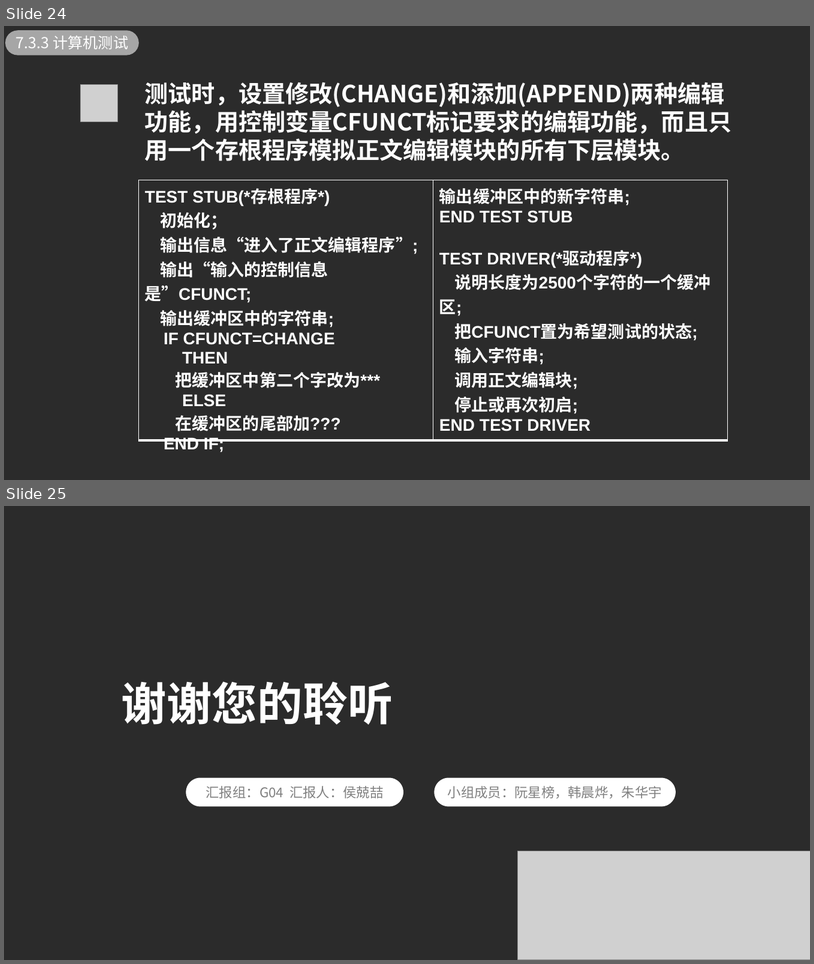
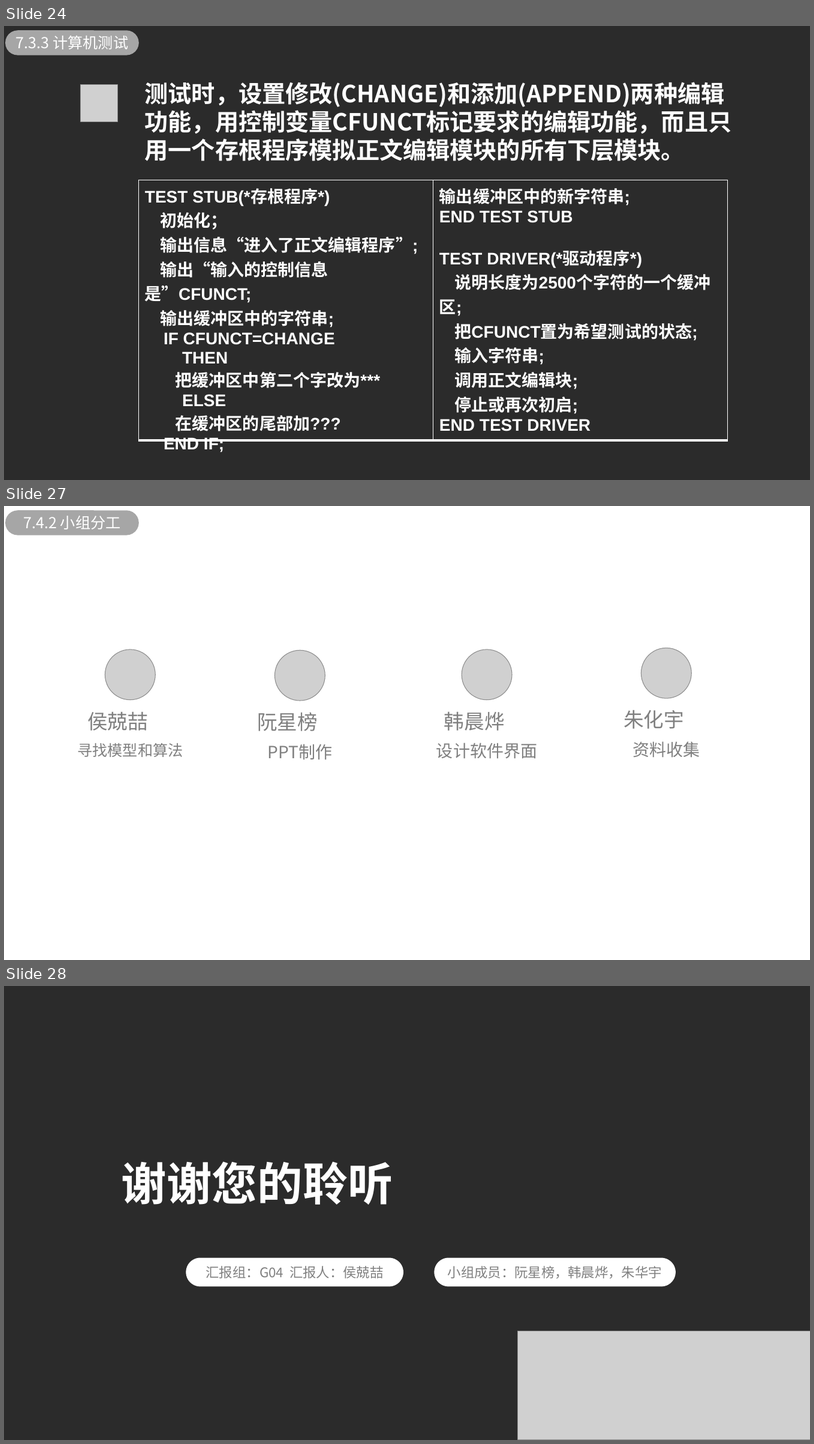
Before and after one commit to JakerHXR/Software-manage, a slide deck: 翻转课堂/G04 7.1 - 7.3.pptx. Shown one above the other, each under a label of ours: slides 24 and 25 before the commit, slides 24, 27 and 28 after it; the slides between them are not shown. The pictures are 814x964 and 814x1444 pixels, drawn with LibreOffice and Linux fonts; fonts in the diff are those of the drawing; grey boxes stand for pictures; background and template pictures are left out; a plain dark background stands for a picture behind light text. Boxes give left, top, right and bottom in pixels: in the first picture for what was removed or moved away, otherwise in the second. Text is boxed around its words. In the diff, an @@ line names an element or a change of style, - is before the commit and + after.

```diff
--- a/翻转课堂/G04 7.1 - 7.3.pptx
+++ b/翻转课堂/G04 7.1 - 7.3.pptx
@@ slide 27 added at <box>4,506,810,960</box>, background picture (left out) @@
@@ rounded rectangle added at <box>5,510,139,535</box>, fill #A6A6A6, 18 pt, text #FFFFFF @@
+7.4.2 小组分工
@@ rectangle added at <box>603,630,731,819</box>, fill #FFFFFF @@
@@ rectangle added at <box>66,632,195,821</box>, fill #FFFFFF @@
@@ picture added at <box>105,649,155,700</box> @@
@@ rectangle added at <box>236,633,364,822</box>, fill #FFFFFF @@
@@ rectangle added at <box>423,632,551,821</box>, fill #FFFFFF @@
@@ picture added at <box>462,649,512,700</box> @@
@@ picture added at <box>642,648,692,699</box> @@
@@ picture added at <box>275,650,325,700</box> @@
@@ text added at <box>87,712,148,730</box>, 24 pt, text #808080 @@
+侯兢喆
@@ text added at <box>257,712,318,731</box>, 24 pt, text #808080 @@
+阮星榜
@@ text added at <box>444,712,505,730</box>, 24 pt, text #808080 @@
+韩晨烨
@@ text added at <box>624,710,684,729</box>, 24 pt, text #808080 @@
+朱化宇
@@ text added at <box>77,743,183,757</box>, 18 pt, text #808080 @@
+寻找模型和算法
@@ text added at <box>268,744,333,759</box>, 20 pt, text #808080 @@
+PPT制作
@@ text added at <box>437,742,537,758</box>, 20 pt, text #808080 @@
+设计软件界面
@@ text added at <box>633,741,700,757</box>, 20 pt, text #808080 @@
+资料收集
@@ what was slide 25 is now slide 28 @@
```
Also in this commit, not shown: 1 slide changed, 2 other slides added.
